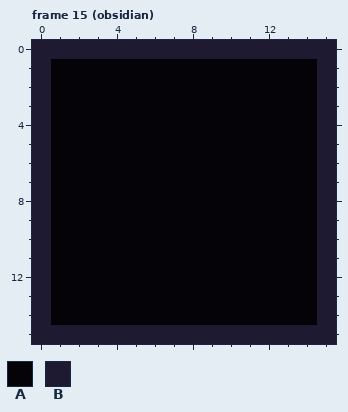
One commit to this pixel-art file: textures/textures.aseprite. The picture above is the old version.
16x16 pixels, 15 frames. Colours within 5 levels of each other are drawn and written as one. Shown: frame 15 (obsidian). The commit also changed other frames, which this record leaves out.
Palette (. is transparent): A #050208  B #1e1a32
Pixels before, frame 15 (obsidian), first column x 0:
 0 BBBBBBBBBBBBBBBB
 1 BAAAAAAAAAAAAAAB
 2 BAAAAAAAAAAAAAAB
 3 BAAAAAAAAAAAAAAB
 4 BAAAAAAAAAAAAAAB
 5 BAAAAAAAAAAAAAAB
 6 BAAAAAAAAAAAAAAB
 7 BAAAAAAAAAAAAAAB
 8 BAAAAAAAAAAAAAAB
 9 BAAAAAAAAAAAAAAB
10 BAAAAAAAAAAAAAAB
11 BAAAAAAAAAAAAAAB
12 BAAAAAAAAAAAAAAB
13 BAAAAAAAAAAAAAAB
14 BAAAAAAAAAAAAAAB
15 BBBBBBBBBBBBBBBB
The result:
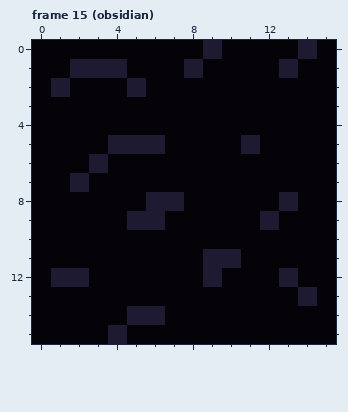
The edit:
Frame 15 (obsidian):
y 0: x 0..8 BBBBBBBBB -> AAAAAAAAA; x 10..13 BBBB -> AAAA; x 15 B -> A
y 1: x 0 B -> A; x 2..4 AAA -> BBB; x 8 A -> B; x 13 A -> B; x 15 B -> A
y 2: x 0..1 BA -> AB; x 5 A -> B; x 15 B -> A
y 3..4: x 0 B -> A; x 15 B -> A
y 5: x 0 B -> A; x 4..6 AAA -> BBB; x 11 A -> B; x 15 B -> A
y 6: x 0 B -> A; x 3 A -> B; x 15 B -> A
y 7: x 0 B -> A; x 2 A -> B; x 15 B -> A
y 8: x 0 B -> A; x 6..7 AA -> BB; x 13 A -> B; x 15 B -> A
y 9: x 0 B -> A; x 5..6 AA -> BB; x 12 A -> B; x 15 B -> A
y 10: x 0 B -> A; x 15 B -> A
y 11: x 0 B -> A; x 9..10 AA -> BB; x 15 B -> A
y 12: x 0..2 BAA -> ABB; x 9 A -> B; x 13 A -> B; x 15 B -> A
y 13: x 0 B -> A; x 14..15 AB -> BA
y 14: x 0 B -> A; x 5..6 AA -> BB; x 15 B -> A
y 15: x 0..3 BBBB -> AAAA; x 5..15 BBBBBBBBBBB -> AAAAAAAAAAA
Pixel boxes of the changes (left, top, right, bottom) in both pictures:
changed: (32, 40, 336, 344)
